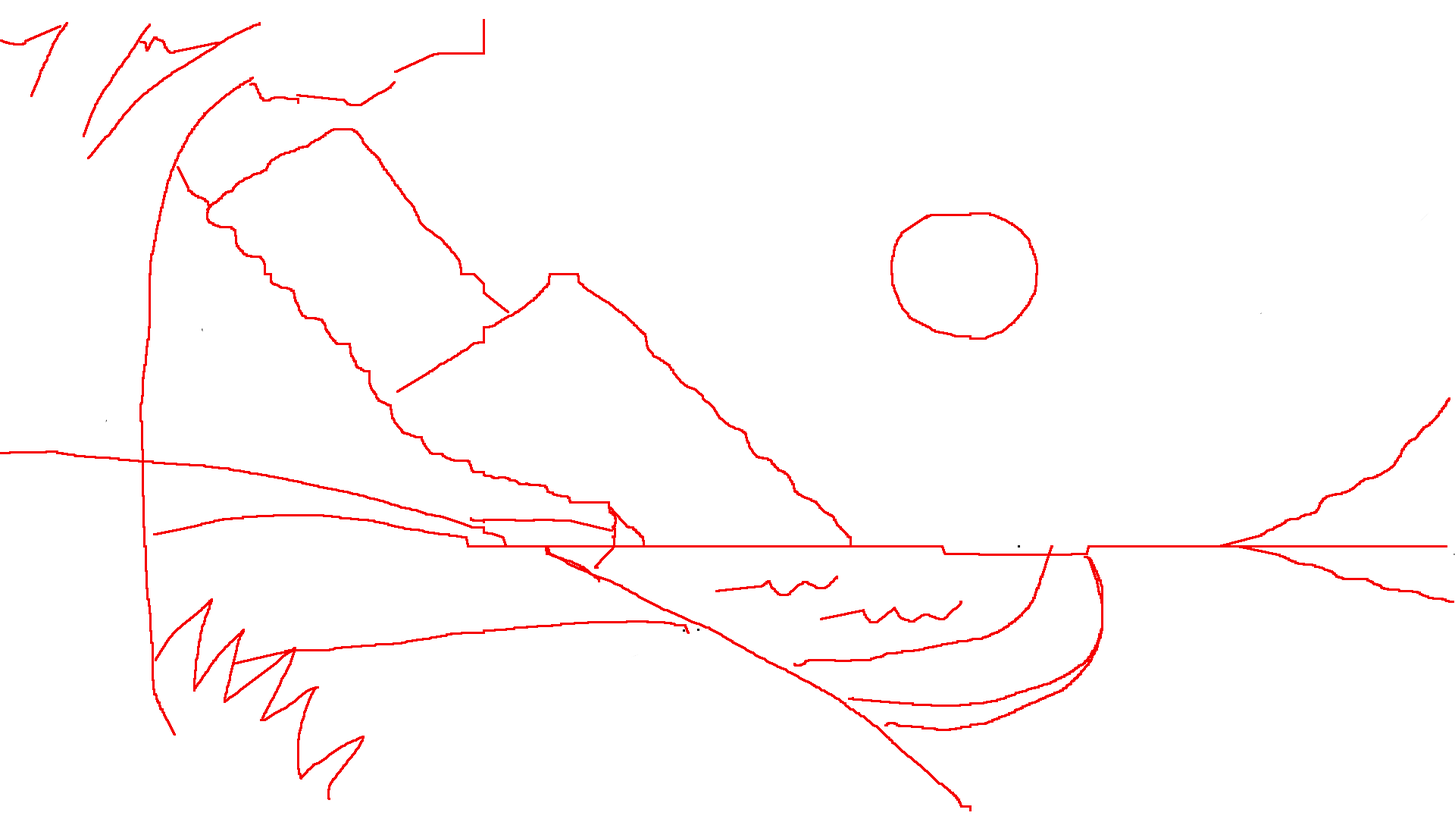
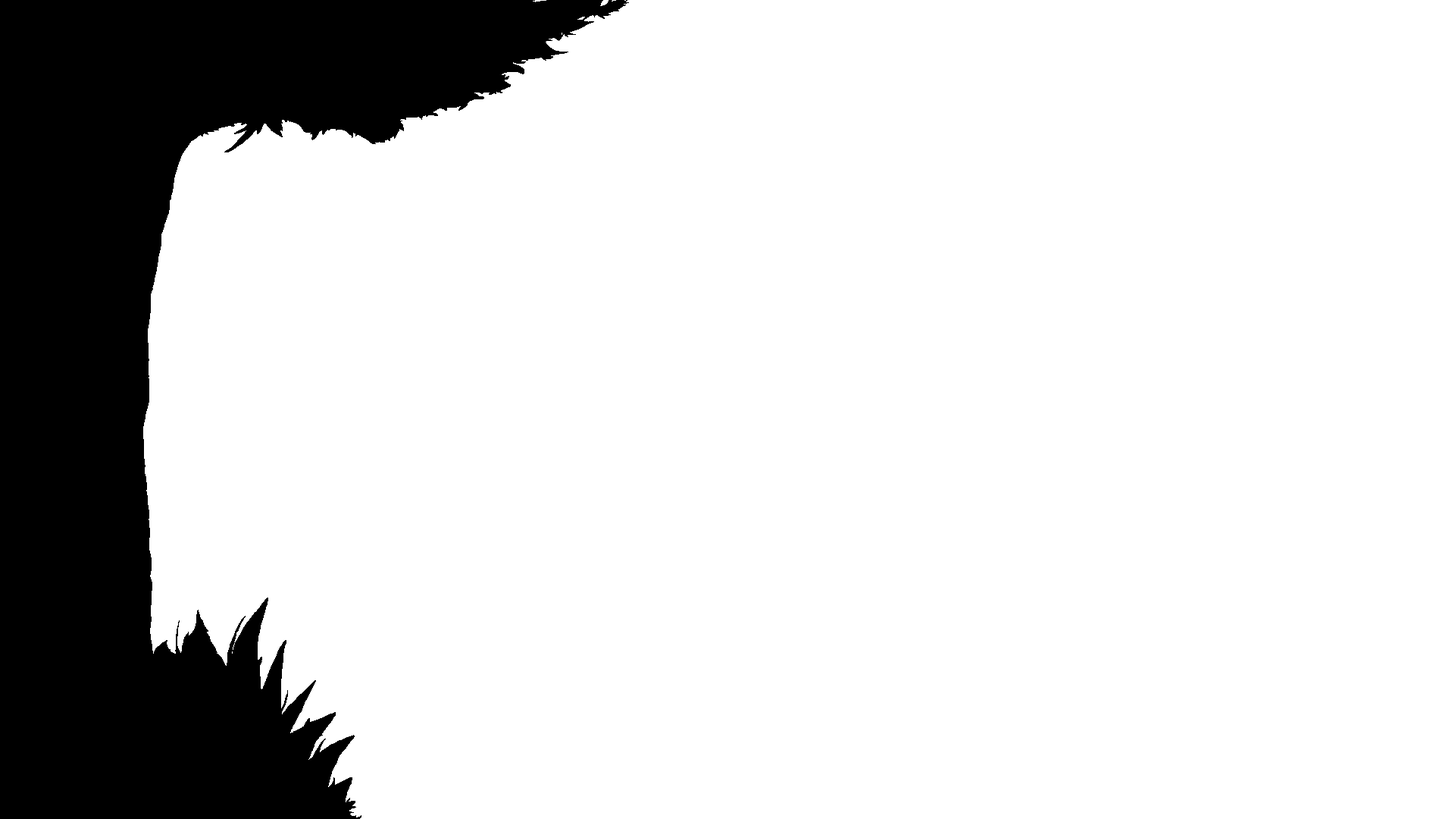
Revision of a layered 1455x819 image; what changed, layer by layer:
painted on "sketch" over bbox(0, 0, 630, 819)
hid "portfolioIdeas.svg" over bbox(0, 18, 1455, 812)
